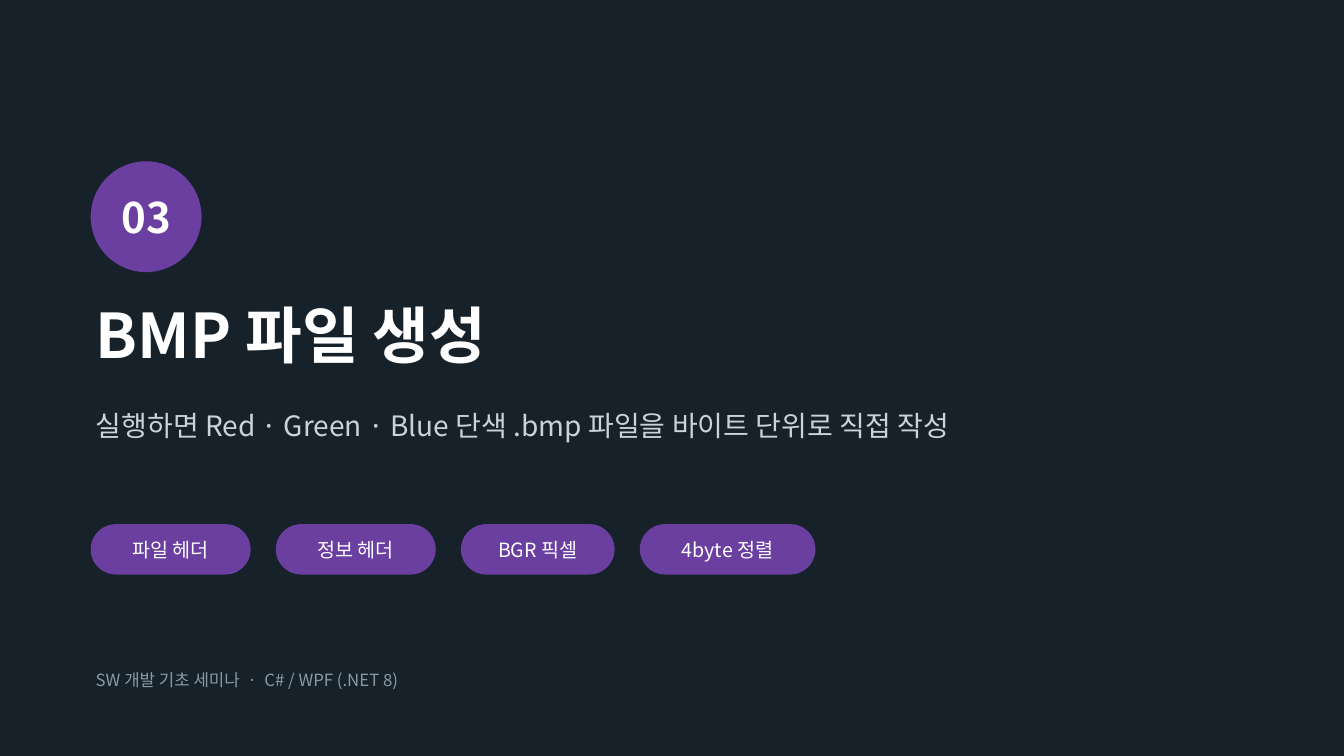
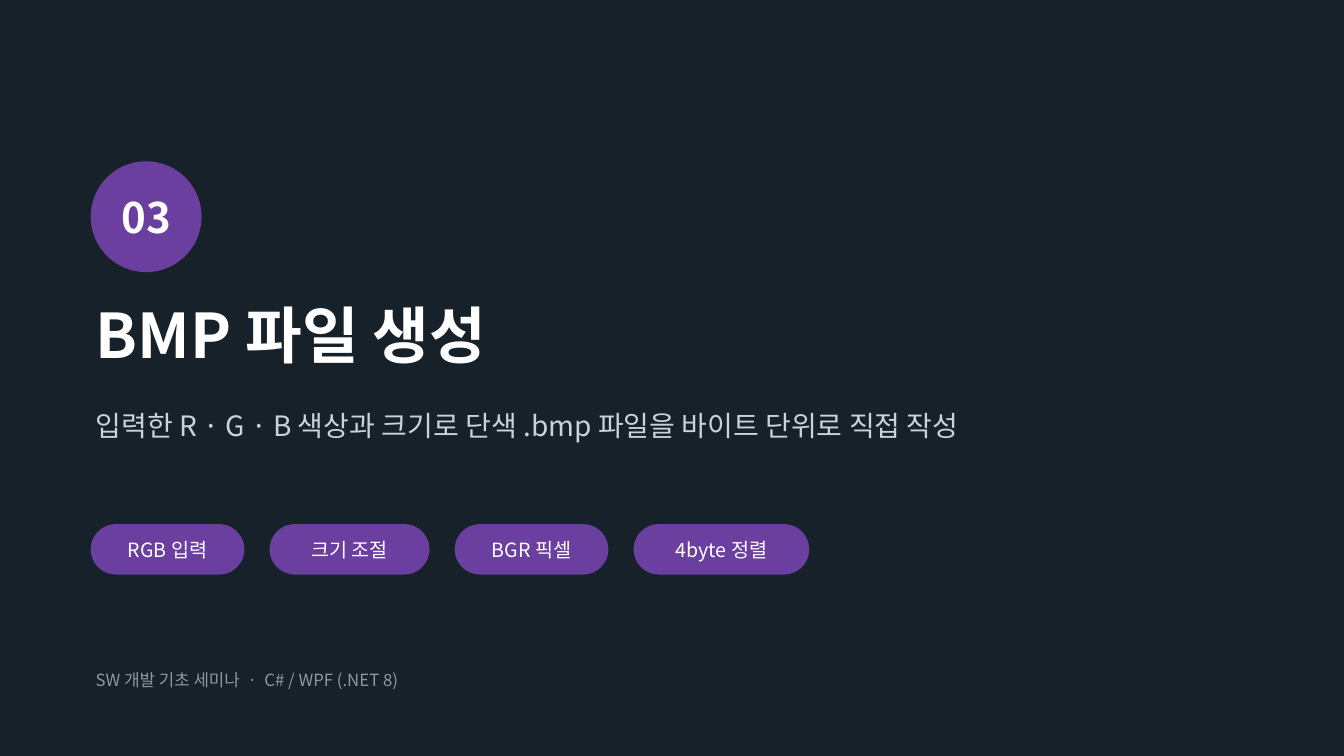
Before and after one commit to ehddnjs198/Seminar, a slide deck: slide 1 of PPT/03_BMP파일생성.pptx. Drawn at 1344x756 pixels with LibreOffice and Linux fonts; fonts in the diff are those of the drawing. Boxes give left, top, right and bottom in pixels: in the first picture for what was removed or moved away, otherwise in the second. Text is boxed around its words. In the diff, an @@ line names an element or a change of style, - is before the commit and + after.

```diff
--- a/PPT/03_BMP파일생성.pptx
+++ b/PPT/03_BMP파일생성.pptx
@@ text at (96, 413, 959, 443): text changed @@
-실행하면 Red · Green · Blue 단색 .bmp 파일을 바이트 단위로 직접 작성
+입력한 R · G · B 색상과 크기로 단색 .bmp 파일을 바이트 단위로 직접 작성
@@ rounded rectangle: place and size @@
-rounded rectangle at (91, 524, 251, 575)
+rounded rectangle at (91, 524, 244, 575)
@@ 3 rounded rectangles, 2 texts: place and size @@
-3 rounded rectangles, 2 texts at (276, 524, 816, 575)
+3 rounded rectangles, 2 texts at (269, 524, 810, 575)
@@ text at (128, 540, 207, 559): text changed @@
-파일 헤더
+RGB 입력
@@ text at (311, 540, 388, 559): text changed @@
-정보 헤더
+크기 조절
```
Also in this commit, not shown: 8 other slides changed, 2 slides added, 1 slide removed, 4 other files.
